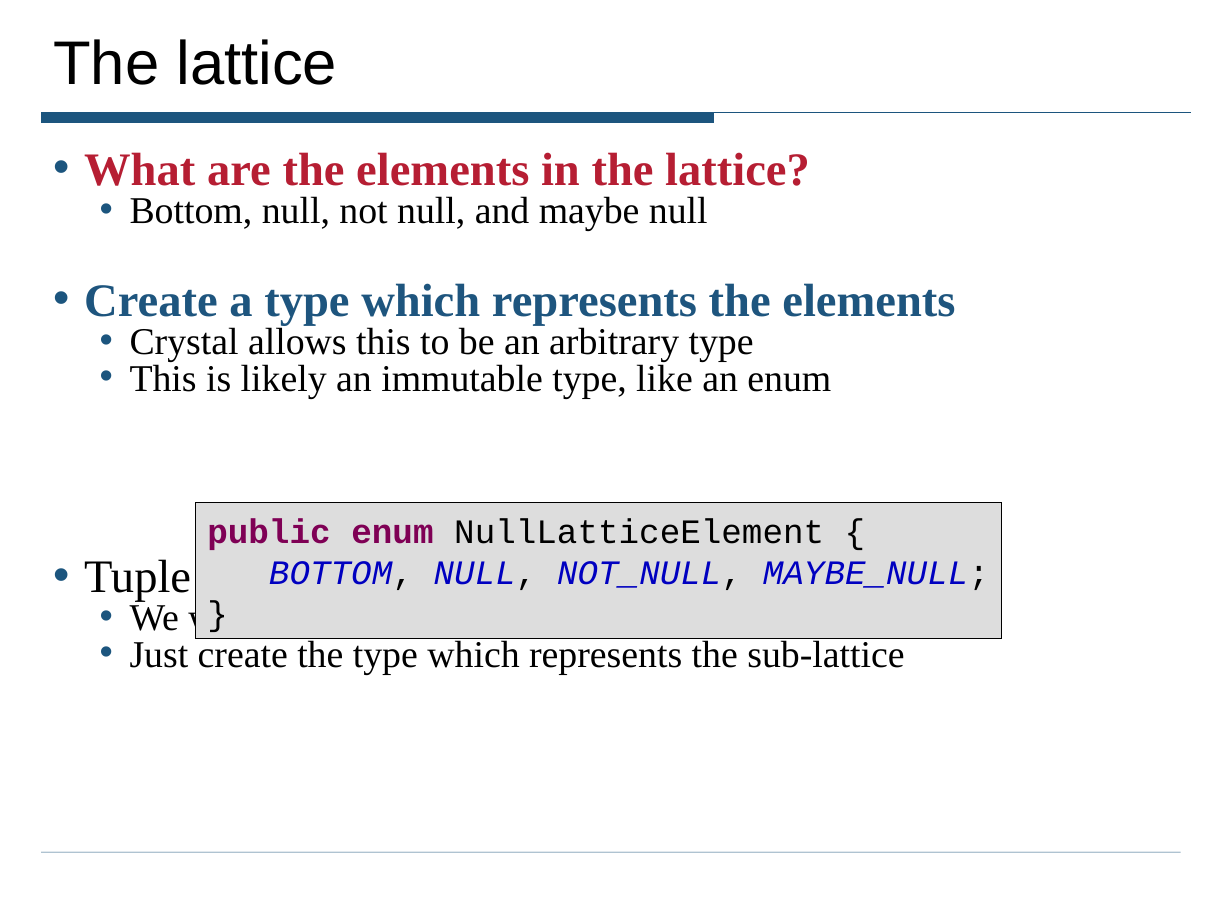
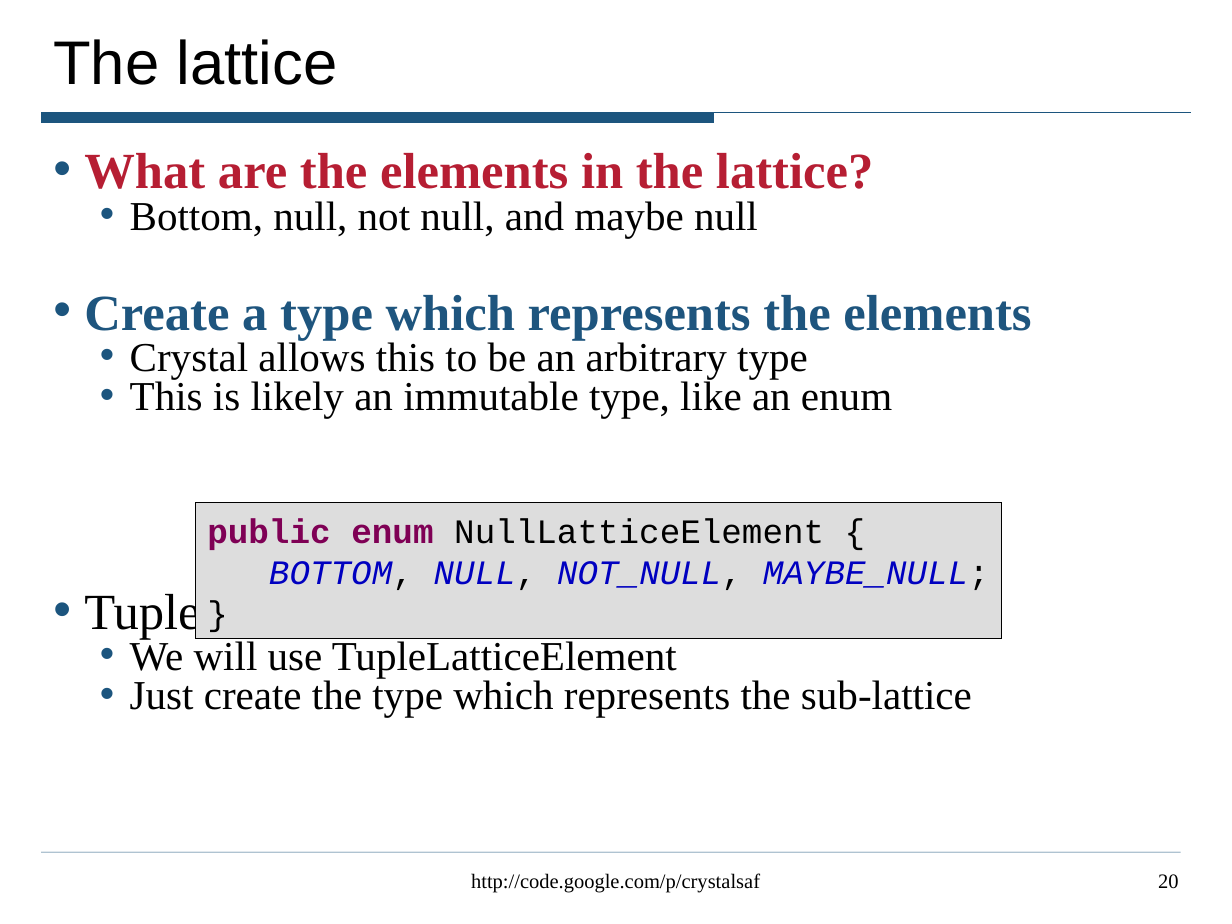
Before and after one commit to JnRouvignac/Crystal, a slide deck: slide 20 of TutorialExamples/CrystalTutorial.ppt. Drawn at 1232x924 pixels with LibreOffice and Linux fonts; fonts in the diff are those of the drawing. Boxes give left, top, right and bottom in pixels: in the first picture for what was removed or moved away, otherwise in the second. Text is boxed around its words. In the diff, an @@ line names an element or a change of style, - is before the commit and + after.

```diff
--- a/TutorialExamples/CrystalTutorial.ppt
+++ b/TutorialExamples/CrystalTutorial.ppt
@@ text "What are the elements in ..." at (84,153,1031,717): size 27.2 to 29.6 pt in "What are the elements in the lattice?", "Create a type which represents the elements", "Tuple Lattices"; size 22.1 to 24.1 pt in "Bottom, null, not null, and maybe null", "Crystal allows this to be an arbitrary ...", "This is likely an immutable type, like ...", "We will use TupleLatticeElement" and 1 more places @@
@@ text added at (471,873,760,893), 12 pt, text #000000 @@
+http://code.google.com/p/crystalsaf
@@ page number added at (1158,874,1178,889), 12 pt, text #000000 @@
+20
```
Also in this commit, not shown: 35 other slides changed.
